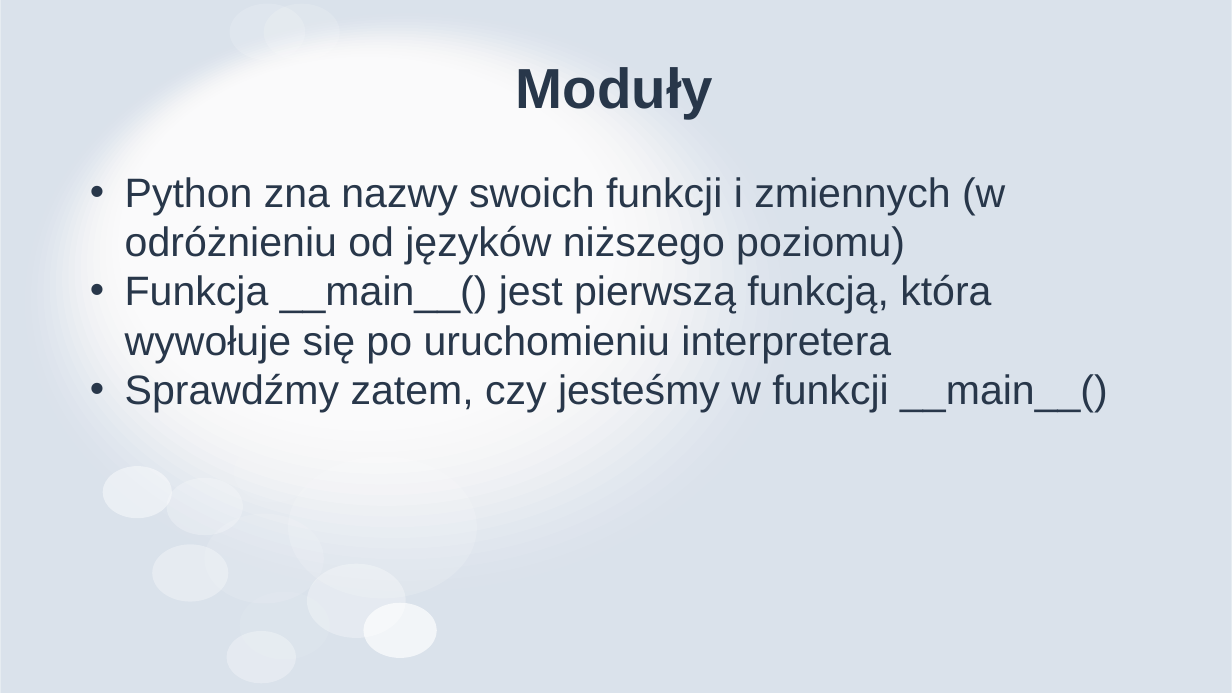
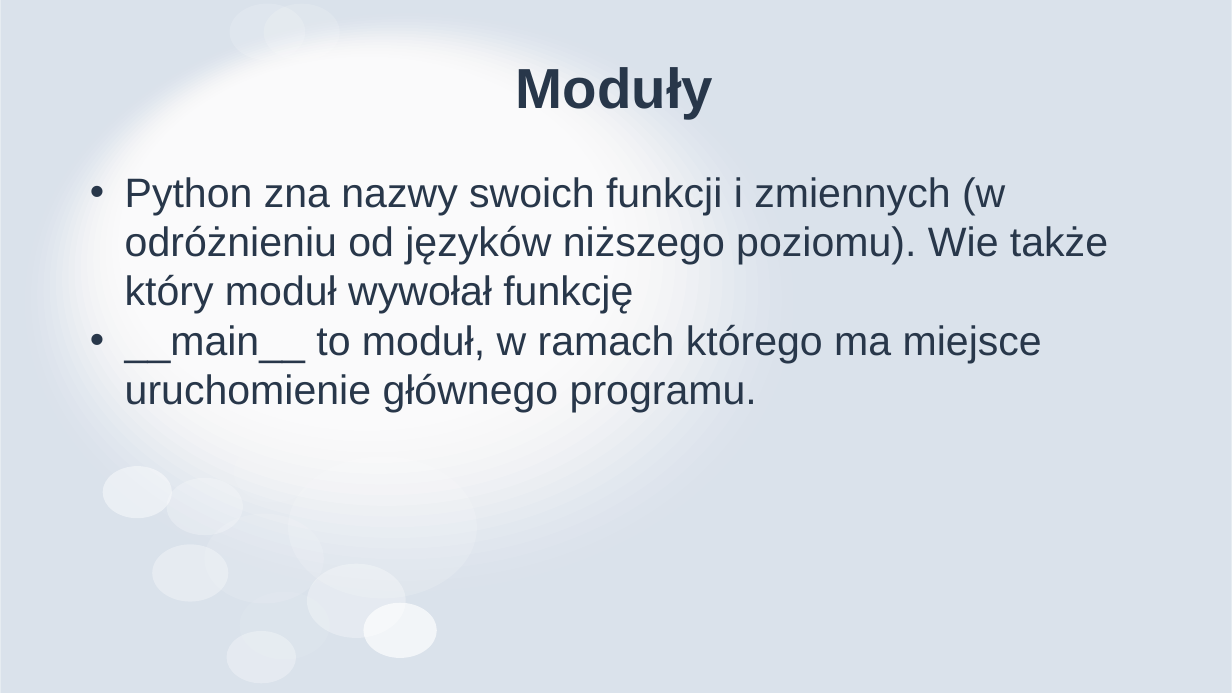
Before and after one commit to MikoStoro/ETI_Academy_python, a slide deck: slide 22 of Intro/Wprowadzenie.pptx. Drawn at 1232x693 pixels with LibreOffice and Linux fonts; fonts in the diff are those of the drawing. Boxes give left, top, right and bottom in pixels: in the first picture for what was removed or moved away, otherwise in the second. Text is boxed around its words. In the diff, an @@ line names an element or a change of style, - is before the commit and + after.

```diff
--- a/Intro/Wprowadzenie.pptx
+++ b/Intro/Wprowadzenie.pptx
@@ text at box(125, 177, 1108, 412): text changed @@
-• Python zna nazwy swoich funkcji i zmiennych (w odróżnieniu od języków niższego poziomu)
-• Funkcja __main__() jest pierwszą funkcją, która wywołuje się po uruchomieniu interpretera
-• Sprawdźmy zatem, czy jesteśmy w funkcji __main__()
+• Python zna nazwy swoich funkcji i zmiennych (w odróżnieniu od języków niższego poziomu). Wie także który moduł wywołał funkcję
+• __main__ to moduł, w ramach którego ma miejsce uruchomienie głównego programu.
```
Also in this commit, not shown: 6 other slides changed, 4 other files.
